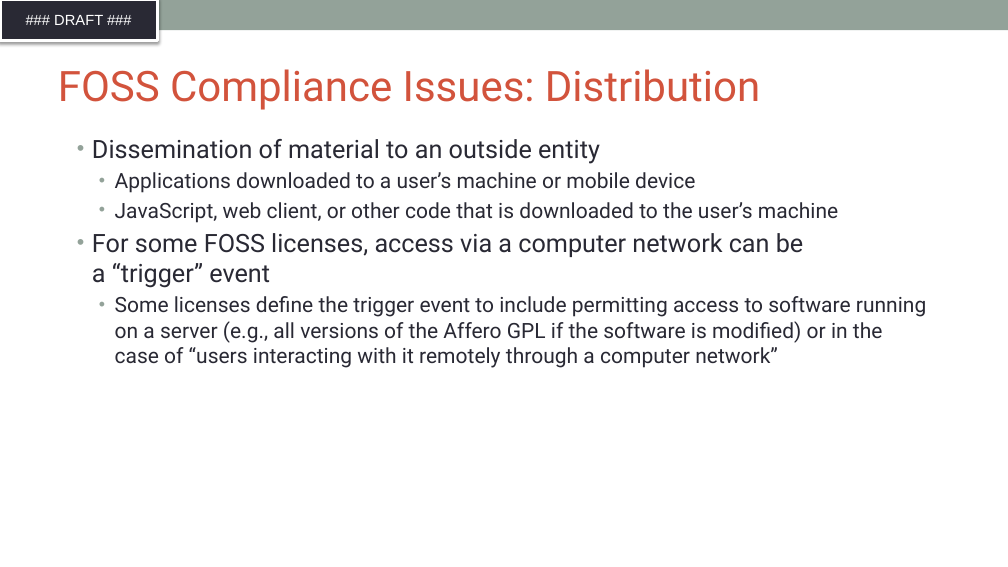
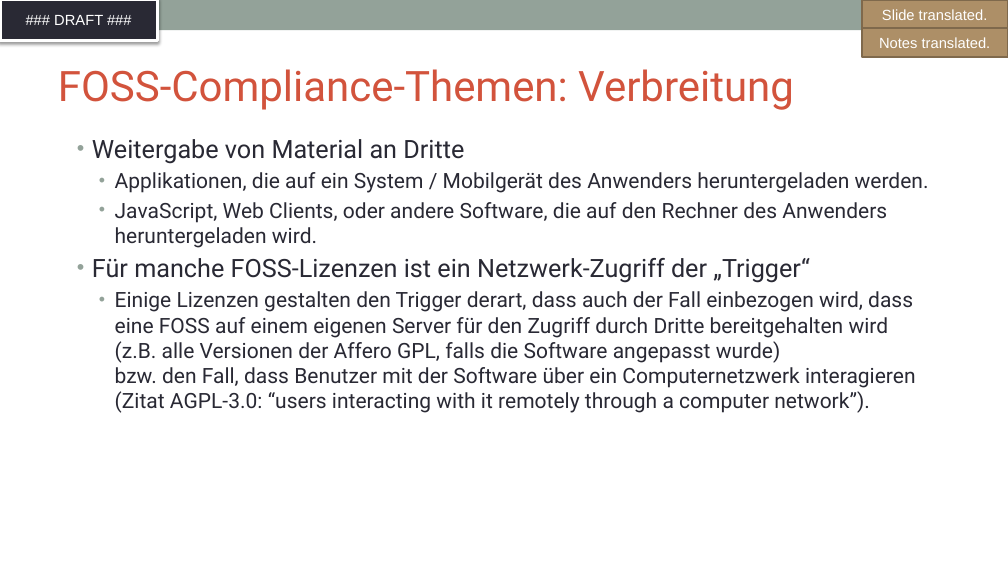
Before and after one commit to SThanheiser/curriculum, a slide deck: slide 28 of translation-DE/slides/DFT_openchain-curriculum-for-1-1_GER.pptx. Drawn at 1008x567 pixels with LibreOffice and Linux fonts; fonts in the diff are those of the drawing; background and template pictures are left out. Boxes give left, top, right and bottom in pixels: in the first picture for what was removed or moved away, otherwise in the second. Text is boxed around its words. In the diff, an @@ line names an element or a change of style, - is before the commit and + after.

Commit message:
translation of slides 27-30, 35

```diff
--- a/translation-DE/slides/DFT_openchain-curriculum-for-1-1_GER.pptx
+++ b/translation-DE/slides/DFT_openchain-curriculum-for-1-1_GER.pptx
@@ rectangle added at <box>862,0,1008,29</box>, fill #AD8F67, outline #806A4C 2 pt, 14 pt, text #FFFFFF @@
+Slide translated.
@@ rectangle added at <box>862,28,1008,57</box>, fill #AD8F67, outline #806A4C 2 pt, 14 pt, text #FFFFFF @@
+Notes translated.
@@ title at <box>58,69,794,110</box>: text changed @@
-FOSS Compliance Issues: Distribution
+FOSS-Compliance-Themen: Verbreitung
@@ text at <box>92,139,929,413</box>: text changed @@
-• Dissemination of material to an outside entity
-  • Applications downloaded to a user’s machine or mobile device
-  • JavaScript, web client, or other code that is downloaded to the user’s machine
-• For some FOSS licenses, access via a computer network can be
-  a “trigger” event
-  • Some licenses define the trigger event to include permitting access to software running on a server (e.g., all versions of the Affero GPL if the software is modified) or in the case of “users interacting with it remotely through a computer network”
+• Weitergabe von Material an Dritte
+  • Applikationen, die auf ein System / Mobilgerät des Anwenders heruntergeladen werden.
+  • JavaScript, Web Clients, oder andere Software, die auf den Rechner des Anwenders heruntergeladen wird.
+• Für manche FOSS-Lizenzen ist ein Netzwerk-Zugriff der „Trigger“
+  • Einige Lizenzen gestalten den Trigger derart, dass auch der Fall einbezogen wird, dass eine FOSS auf einem eigenen Server für den Zugriff durch Dritte bereitgehalten wird (z.B. alle Versionen der Affero GPL, falls die Software angepasst wurde)
+    bzw. den Fall, dass Benutzer mit der Software über ein Computernetzwerk interagieren
+    (Zitat AGPL-3.0: “users interacting with it remotely through a computer network”).
```
Also in this commit, not shown: 1 other slide changed, 3 slides added, 3 slides removed.
